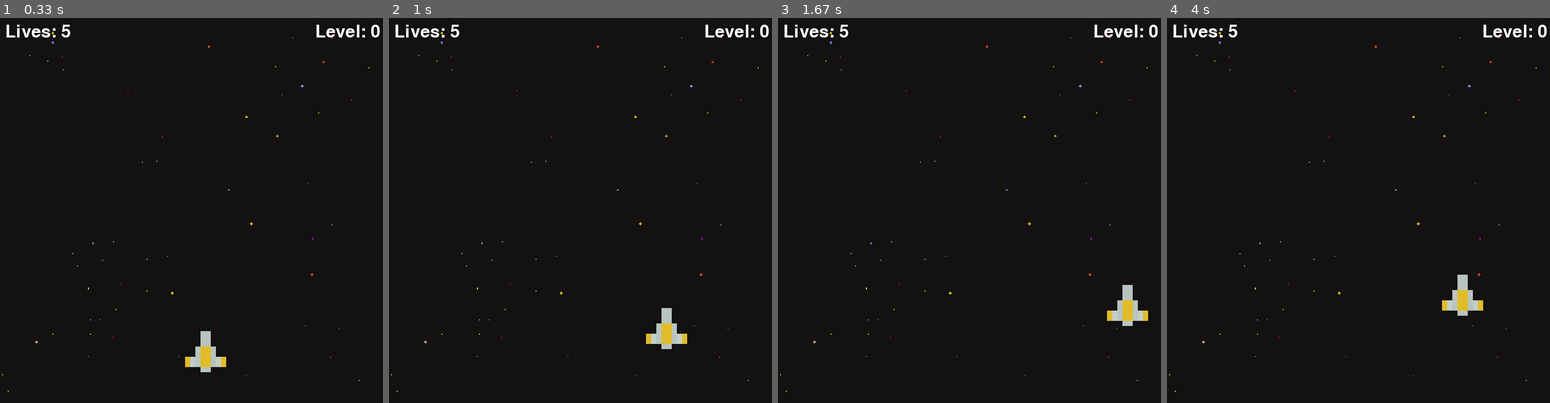
Above: before the commit, frames 1-4 (left to right).
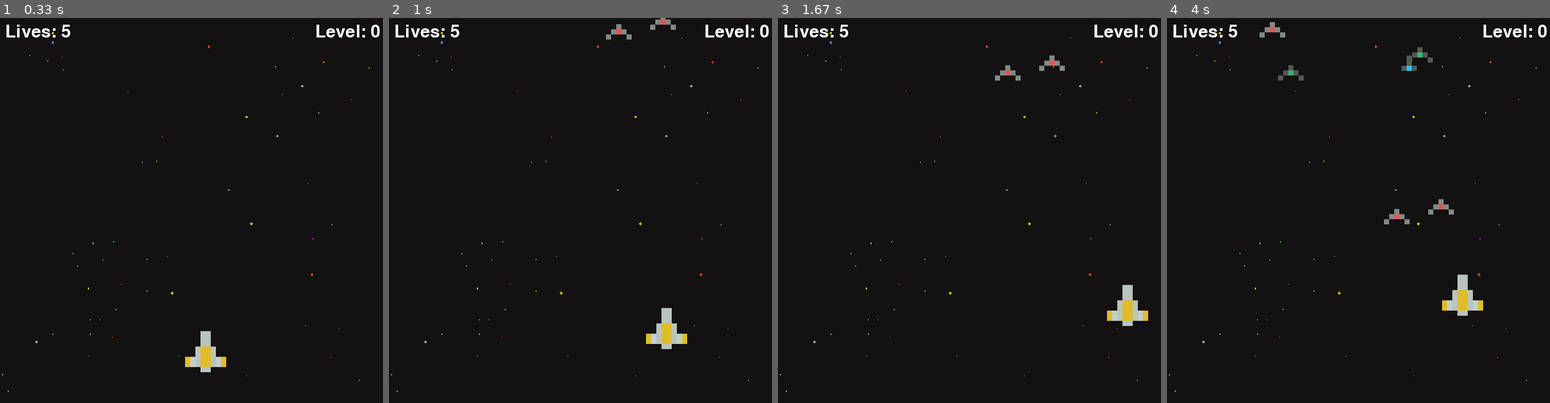
Above: after the commit, the same moments.

Repository: pitca8413/pygame
Game: pygame game, started from space05_.py
Two runs of this game, one before a commit and one after it. Both use one fixed random seed, a clock stepped at 60 frames per second and the inputs below.
Inputs:
- Up to frame 1 (0.33 s): no input
- Up to frame 2 (1 s): hold D 0.33-0.8 s; hold W from 0.83 s (still down)
- Up to frame 3 (1.67 s): release W at 1.13 s; hold D 1.17-1.63 s
- Up to frame 4 (4 s): hold A 1.67-2.2 s; hold S 2.23-2.53 s; hold A 2.57-2.97 s; hold W 3-3.37 s; hold D from 3.4 s (still down)

Frame 1 is identical in both runs. In frame 2, 0.2% of the frame differs, in the area x 56-75%, y 0-6%; in frame 3, 0.2%; in frame 4, 0.6%, in the area x 24-75%, y 1-54%.

Commit message:
스페이스-적 생성하기

Diff:
--- a/space05_.py
+++ b/space05_.py
@@ -56,6 +56,22 @@
         super().__init__(x, y, health)
         self.ship_img = YELLOW_SPACE_SHIP
 
+# 적 비행선 클래스
+class Enemy(Ship):
+    COLOR_MAP = {
+        'red'   : RED_SPACE_SHIP,
+        'blue'  : BLUE_SPACE_SHIP,
+        'green' : GREEN_SPACE_SHIP
+    }
+
+    def __init__(self, x, y, color, health=100):
+        super().__init__(x, y, health)
+        self.ship_img = self.COLOR_MAP[color]
+
+    def move(self, vel):
+        self.y += vel
+
+
 # 메인 함수
 def main():
     run = True
@@ -68,6 +84,10 @@
     player = Player(350, 600)
     player_vel = 5
 
+    enemies = []
+    wave_length = 5
+    enemy_vel = 2
+
     main_font = pygame.font.SysFont('comicsans', 50)
 
     # 화면 갱신 함수
@@ -79,12 +99,22 @@
         WIN.blit(lives_label, (10, 10))
         WIN.blit(level_label, (SCREEN_WIDTH - level_label.get_width() - 10, 10))
 
+        for enemy in enemies:
+            enemy.draw(WIN)
         player.draw(WIN)
         pygame.display.update()
 
     while run:
         clock.tick(FPS)
         redraw_window()
+
+        if len(enemies) == 0:
+            wave_length += 5
+            for i in range(wave_length):
+                enemy = Enemy(random.randint(50, 700),
+                              random.randint(-1000, -100),
+                              random.choice(['red', 'blue', 'green']))
+                enemies.append(enemy)
 
         for event in pygame.event.get():
             if event.type == pygame.QUIT:
@@ -100,5 +130,10 @@
         if keys[pygame.K_s] and player.y + player_vel < SCREEN_HEIGHT - player.get_height():
             player.y += player_vel
 
+        for enemy in enemies:
+            enemy.move(enemy_vel)
+            if enemy.y + enemy_vel > SCREEN_HEIGHT:
+                enemies.remove(enemy)
+
 # 게임 실행
 main()
